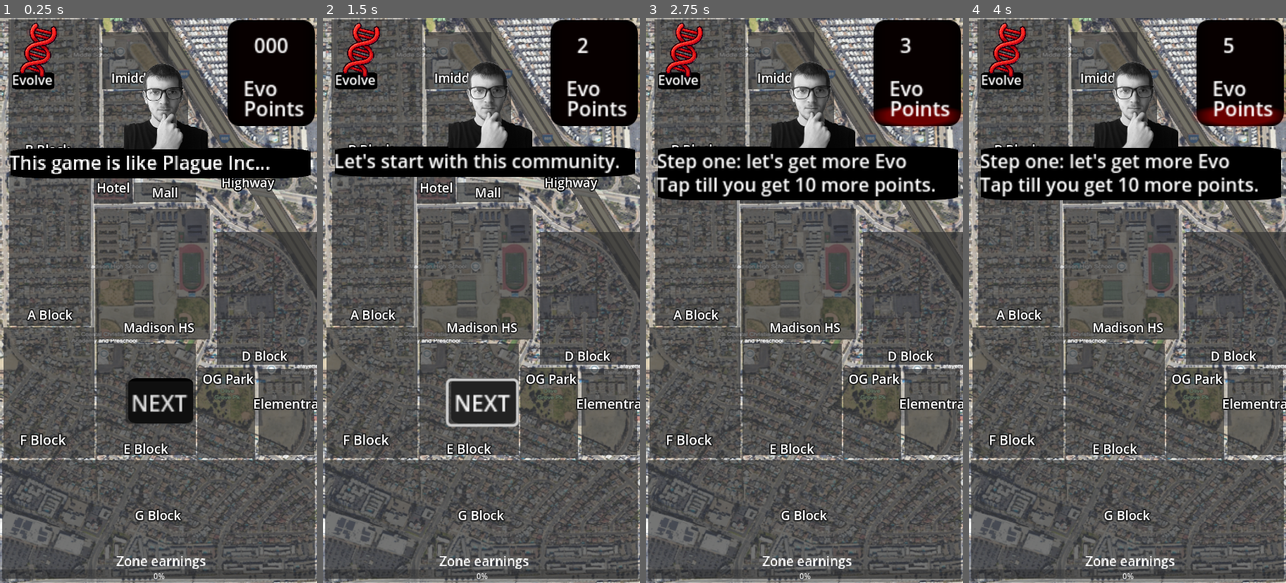
Above: before the commit, frames 1-4 (left to right).
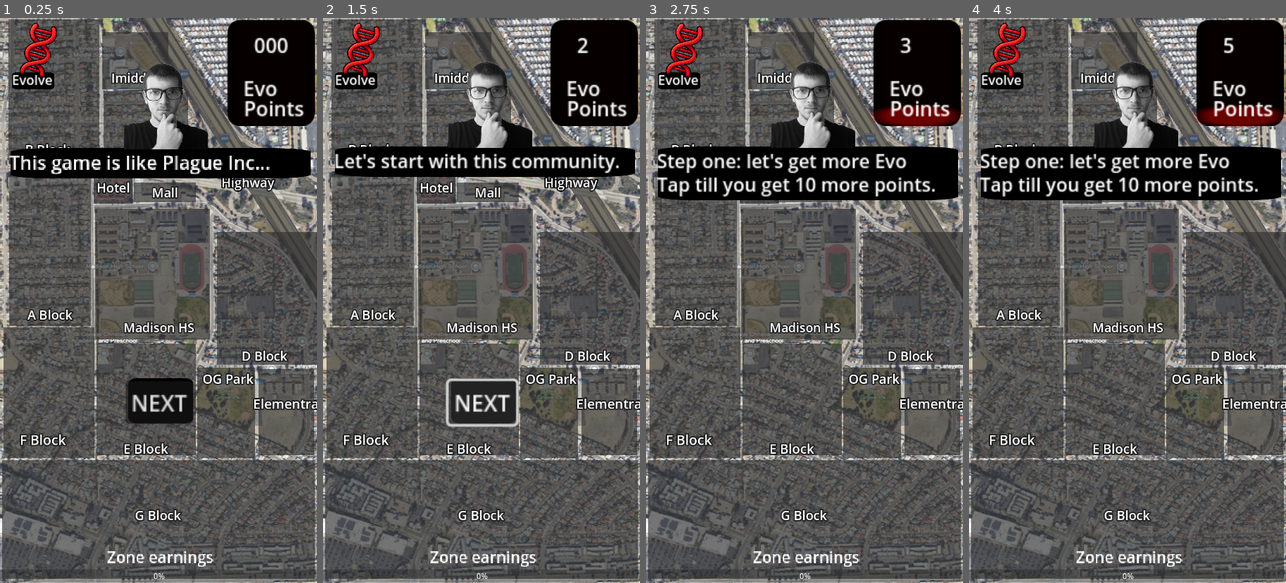
Above: after the commit, the same moments.

Repository: had2020/Slient_Killer
Game: Godot game, scene res://levels/world.tscn
The game is run twice, just before and just after one commit, with the same random seed, the same clock (stepped at 60 frames per second) and the same inputs. Sound files missing from this copy of the repository are replaced by a short silence.
Inputs (mouse positions are in pixels of both pictures, inside the frame that each line leads up to):
- Up to frame 1 (0.25 s): no input
- Up to frame 2 (1.5 s): click "NEXT" at 0.5 s; click "NEXT" at 1.25 s
- Up to frame 3 (2.75 s): click "NEXT" at 2 s
- Up to frame 4 (4 s): tap Enter at 2.75 s; move the mouse to (1197, 272) at 2.77 s; press the mouse at (1197, 272) at 2.78 s; tap Space at 3.5 s; move the mouse to (1064, 328) at 3.52 s; release the mouse at (1064, 328) at 3.53 s; click (1064, 328) at 3.6 s

The runs differ from the first frame. In frame 1, 0.5% of the frame differs, in the area x 33-68%, y 94-98%; in frame 2, 0.5%; in frame 3, 0.5%; in frame 4, 0.5%.

Commit message:
upadates

Diff:
--- a/slient_killer/levels/world.tscn
+++ b/slient_killer/levels/world.tscn
@@ -1507,11 +1507,11 @@
 [node name="Label" type="Label" parent="Gui"]
 texture_filter = 1
 layout_mode = 0
-offset_left = 237.0
-offset_top = 1087.0
-offset_right = 347.0
-offset_bottom = 1110.0
-scale = Vector2(1.67545, 1.67545)
+offset_left = 218.0
+offset_top = 1075.0
+offset_right = 328.0
+offset_bottom = 1098.0
+scale = Vector2(1.99545, 1.99545)
 text = "Zone earnings"
 
 [node name="zones" type="Node3D" parent="."]
--- a/slient_killer/levels/zone_points.gd
+++ b/slient_killer/levels/zone_points.gd
@@ -18,45 +18,46 @@
 				print("Madison");
 				var infected_material = preload("res://assets/materials/infected.tres");
 				$"../../zones/Madison/MeshInstance3D".material_override = infected_material;
+				$Madison.visible = false;
 
 func madison() -> void:
 	infect("Madison");
 
 func A_block() -> void:
-	pass # Replace with function body.
+	infect("Madison");
 
 func B_block() -> void:
-	pass # Replace with function body.
+	infect("Madison");
 
 func C_block() -> void:
-	pass # Replace with function body.
+	infect("Madison");
 
 func Imiddle() -> void:
-	pass # Replace with function body.
+	infect("Madison");
 
 func Highway() -> void:
-	pass # Replace with function body.
+	infect("Madison");
 
 func Hotel() -> void:
-	pass # Replace with function body.
+	infect("Madison");
 
 func Mall() -> void:
-	pass # Replace with function body.
+	infect("Madison");
 
 func D_block() -> void:
-	pass # Replace with function body.
+	infect("Madison");
 
 func E_block() -> void:
-	pass # Replace with function body.
+	infect("Madison");
 
 func F_block() -> void:
-	pass # Replace with function body.
+	infect("Madison");
 
 func G_block() -> void:
-	pass # Replace with function body.
+	infect("Madison");
 
 func Park() -> void:
-	pass # Replace with function body.
+	infect("Madison");
 
 func Elementary() -> void:
-	pass # Replace with function body.
+	infect("Madison");
